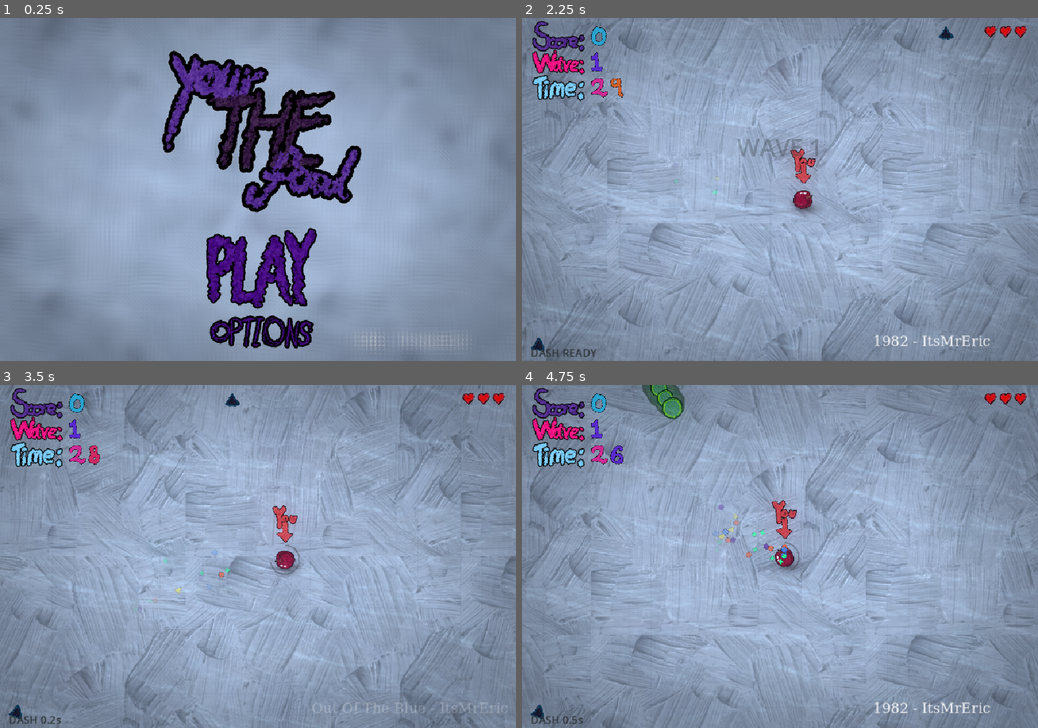
Above: before the commit, frames 1-4 (two rows, left to right).
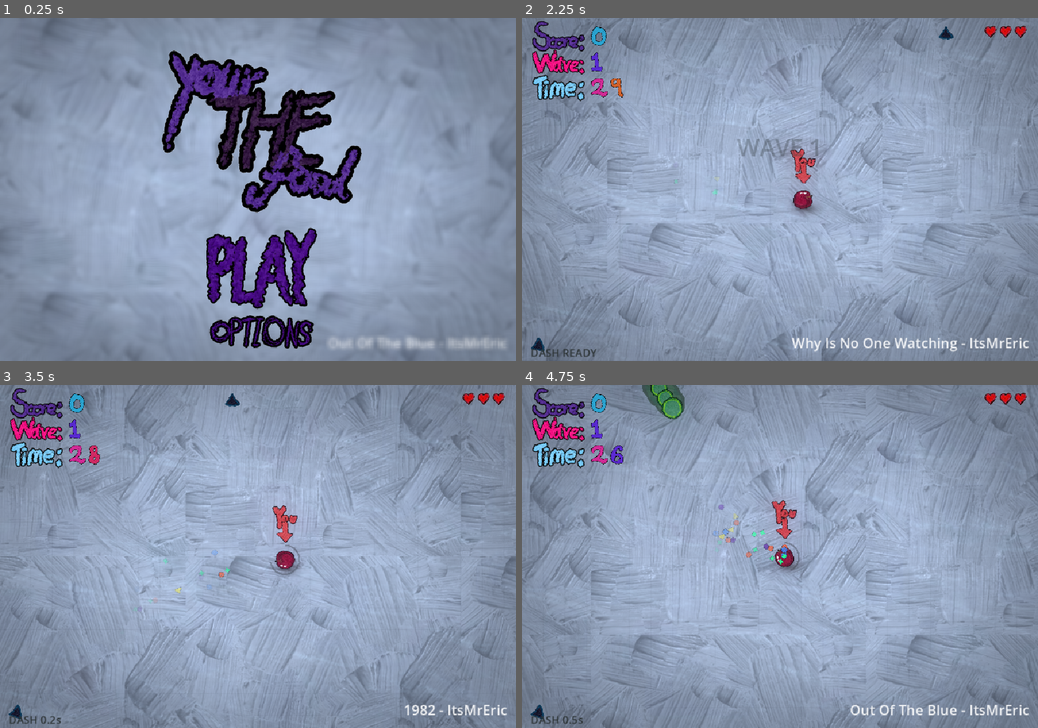
Above: after the commit, the same moments.

Repository: wizenroom/youre-the-food
Game: Godot game, scene res://scenes/main.tscn
Two runs of this game, one before a commit and one after it. Both use one fixed random seed, a clock stepped at 60 frames per second and the inputs below.
Inputs (mouse positions are in pixels of both pictures, inside the frame that each line leads up to):
- Up to frame 1 (0.25 s): no input
- Up to frame 2 (2.25 s): click (785, 268) at 0.5 s; tap Enter (menu_start) at 1.25 s; move the mouse to (893, 172) at 1.27 s; hold D (move_right) 1.28-2.03 s; tap Space (dash) at 1.35, 2.1 s; move the mouse to (676, 206) at 2.02 s; hold S (move_down) from 2.03 s (still down)
- Up to frame 3 (3.5 s): move the mouse to (309, 481) at 2.77 s; release S (move_down) at 2.78 s; hold D (move_right) from 2.78 s (still down); tap Space (dash) at 2.85 s
- Up to frame 4 (4.75 s): move the mouse to (754, 625) at 3.52 s; release D (move_right) at 3.53 s; hold W (move_up) 3.53-4.28 s; tap Space (dash) at 3.6, 4.35 s; move the mouse to (934, 607) at 4.27 s; hold A (move_left) from 4.28 s (still down)

The runs differ from the first frame. In frame 1, 0.6% of the frame differs, in the area x 63-99%, y 91-97%; in frame 2, 0.8%, in the area x 52-99%, y 92-98%; in frame 3, 0.4%; in frame 4, 0.6%.

Commit message:
Add Atoms and Why Is No One Watching BGM tracks with credit labels.
Rotate four songs after start, but never begin on Why Is No One Watching.

Diff:
--- a/scenes/bgm.gd
+++ b/scenes/bgm.gd
@@ -1,42 +1,40 @@
 extends CanvasLayer
 
-@onready var Axiom: AudioStreamPlayer = $Axiom
-@onready var OutOfTheBlue: AudioStreamPlayer = $"Out of the Blue"
+## Track order: 0 Axiom, 1 Out of the Blue, 2 Atoms, 3 Why Is No One Watching
+## Why is never the first song that plays.
 
-@onready var AxiomLabel:= $Control/Axiom
-@onready var OutOfTheBlueLabel := $"Control/OutOfTheBlue"
+@onready var _players: Array[AudioStreamPlayer] = [
+	$Axiom,
+	$"Out of the Blue",
+	$Atoms,
+	$WhyIsNoOneWatching,
+]
+@onready var _labels: Array[Label] = [
+	$Control/Axiom,
+	$Control/OutOfTheBlue,
+	$Control/Atoms,
+	$Control/WhyIsNoOneWatching,
+]
 
-var current_track := randi_range(1,2)
+const WHY_INDEX := 3
+var current_track := -1
 
 
-func _ready():
-	Axiom.finished.connect(_on_audio_finished)
-	OutOfTheBlue.finished.connect(_on_audio_finished)
-	_on_audio_finished()
+func _ready() -> void:
+	for p in _players:
+		p.finished.connect(_on_audio_finished)
+	# first song: anything except Why
+	_play_track(randi() % WHY_INDEX)
 
 
-func play_Axiom():
-	current_track = 1
-	Axiom.play()
-	showAxiomlabel()
+func _play_track(index: int) -> void:
+	if current_track >= 0 and current_track < _players.size():
+		_players[current_track].stop()
+	current_track = index
+	_players[current_track].play()
+	for i in _labels.size():
+		_labels[i].visible = i == current_track
 
 
-func play_OutOfTheBlue():
-	current_track = 2
-	OutOfTheBlue.play()
-	showOutOfTheBlueLabel()
-
-func showAxiomlabel():
-	AxiomLabel.visible = true
-	OutOfTheBlueLabel.visible = false
-
-func showOutOfTheBlueLabel():
-	AxiomLabel.visible = false
-	OutOfTheBlueLabel.visible = true
-
-
-func _on_audio_finished():
-	if current_track == 1:
-		play_OutOfTheBlue()
-	else:
-		play_Axiom()
+func _on_audio_finished() -> void:
+	_play_track((current_track + 1) % _players.size())
--- a/scenes/bgm.tscn
+++ b/scenes/bgm.tscn
@@ -3,53 +3,10 @@
 [ext_resource type="Script" uid="uid://dyfd76b42t1hd" path="res://scenes/bgm.gd" id="1_u4ddl"]
 [ext_resource type="AudioStream" uid="uid://bsvkijtggcdu6" path="res://audio/BGM/Axiom.mp3" id="2_48mr8"]
 [ext_resource type="AudioStream" uid="uid://bobfpkb0p6loq" path="res://audio/BGM/Out of the Blue.mp3" id="3_dg162"]
-
-[sub_resource type="FontFile" id="FontFile_0ebda"]
-subpixel_positioning = 0
-msdf_pixel_range = 14
-msdf_size = 128
-cache/0/variation_coordinates = {}
-cache/0/face_index = 0
-cache/0/embolden = 0.0
-cache/0/transform = Transform2D(1, 0, 0, 1, 0, 0)
-cache/0/spacing_top = 0
-cache/0/spacing_bottom = 0
-cache/0/spacing_space = 0
-cache/0/spacing_glyph = 0
-cache/0/baseline_offset = 0.0
-cache/0/16/0/ascent = 0.0
-cache/0/16/0/descent = 0.0
-cache/0/16/0/underline_position = 0.0
-cache/0/16/0/underline_thickness = 0.0
-cache/0/16/0/scale = 1.0
-cache/0/32/0/ascent = 0.0
-cache/0/32/0/descent = 0.0
-cache/0/32/0/underline_position = 0.0
-cache/0/32/0/underline_thickness = 0.0
-cache/0/32/0/scale = 1.0
-cache/0/52/0/ascent = 0.0
-cache/0/52/0/descent = 0.0
-cache/0/52/0/underline_position = 0.0
-cache/0/52/0/underline_thickness = 0.0
-cache/0/52/0/scale = 1.0
-cache/0/15/0/ascent = 0.0
-cache/0/15/0/descent = 0.0
-cache/0/15/0/underline_position = 0.0
-cache/0/15/0/underline_thickness = 0.0
-cache/0/15/0/scale = 1.0
-cache/0/12/0/ascent = 0.0
-cache/0/12/0/descent = 0.0
-cache/0/12/0/underline_position = 0.0
-cache/0/12/0/underline_thickness = 0.0
-cache/0/12/0/scale = 1.0
-cache/0/26/0/ascent = 0.0
-cache/0/26/0/descent = 0.0
-cache/0/26/0/underline_position = 0.0
-cache/0/26/0/underline_thickness = 0.0
-cache/0/26/0/scale = 1.0
+[ext_resource type="AudioStream" uid="uid://cek4oxawbogtt" path="res://audio/BGM/Atoms.mp3" id="4_atoms"]
+[ext_resource type="AudioStream" uid="uid://c4v766b5ag71m" path="res://audio/BGM/Why Is No One Watching.mp3" id="5_why"]
 
 [sub_resource type="LabelSettings" id="LabelSettings_1edjn"]
-font = SubResource("FontFile_0ebda")
 font_size = 26
 
 [node name="BGM" type="CanvasLayer" unique_id=1703786727]
@@ -61,6 +18,12 @@
 [node name="Out of the Blue" type="AudioStreamPlayer" parent="." unique_id=655265026]
 stream = ExtResource("3_dg162")
 
+[node name="Atoms" type="AudioStreamPlayer" parent="."]
+stream = ExtResource("4_atoms")
+
+[node name="WhyIsNoOneWatching" type="AudioStreamPlayer" parent="."]
+stream = ExtResource("5_why")
+
 [node name="Control" type="Control" parent="." unique_id=1295603443]
 layout_mode = 3
 anchors_preset = 15
@@ -71,36 +34,80 @@
 mouse_filter = 2
 
 [node name="Axiom" type="Label" parent="Control" unique_id=1728693441]
-modulate = Color(1, 1, 1, 0.8901961)
+modulate = Color(1, 1, 1, 0.89)
 layout_mode = 1
 anchors_preset = 3
 anchor_left = 1.0
 anchor_top = 1.0
 anchor_right = 1.0
 anchor_bottom = 1.0
-offset_left = -394.0
-offset_top = -71.0
+offset_left = -480.0
+offset_top = -56.0
+offset_right = -16.0
+offset_bottom = -12.0
 grow_horizontal = 0
 grow_vertical = 0
 text = "1982 - ItsMrEric"
 label_settings = SubResource("LabelSettings_1edjn")
-horizontal_alignment = 1
+horizontal_alignment = 2
 vertical_alignment = 1
 
 [node name="OutOfTheBlue" type="Label" parent="Control" unique_id=1717559480]
 visible = false
-modulate = Color(1, 1, 1, 0.26666668)
+modulate = Color(1, 1, 1, 0.89)
 layout_mode = 1
 anchors_preset = 3
 anchor_left = 1.0
 anchor_top = 1.0
 anchor_right = 1.0
 anchor_bottom = 1.0
-offset_left = -394.0
-offset_top = -71.0
+offset_left = -480.0
+offset_top = -56.0
+offset_right = -16.0
+offset_bottom = -12.0
 grow_horizontal = 0
 grow_vertical = 0
 text = "Out Of The Blue - ItsMrEric"
 label_settings = SubResource("LabelSettings_1edjn")
-horizontal_alignment = 1
+horizontal_alignment = 2
 vertical_alignment = 1
+
+[node name="Atoms" type="Label" parent="Control"]
+visible = false
+modulate = Color(1, 1, 1, 0.89)
+layout_mode = 1
+anchors_preset = 3
+anchor_left = 1.0
+anchor_top = 1.0
+anchor_right = 1.0
+anchor_bottom = 1.0
+offset_left = -480.0
+offset_top = -56.0
+offset_right = -16.0
+offset_bottom = -12.0
+grow_horizontal = 0
+grow_vertical = 0
+text = "Atoms - ItsMrEric"
+label_settings = SubResource("LabelSettings_1edjn")
+horizontal_alignment = 2
+vertical_alignment = 1
+
+[node name="WhyIsNoOneWatching" type="Label" parent="Control"]
+visible = false
+modulate = Color(1, 1, 1, 0.89)
+layout_mode = 1
+anchors_preset = 3
+anchor_left = 1.0
+anchor_top = 1.0
+anchor_right = 1.0
+anchor_bottom = 1.0
+offset_left = -620.0
+offset_top = -56.0
+offset_right = -16.0
+offset_bottom = -12.0
+grow_horizontal = 0
+grow_vertical = 0
+text = "Why Is No One Watching - ItsMrEric"
+label_settings = SubResource("LabelSettings_1edjn")
+horizontal_alignment = 2
+vertical_alignment = 1
--- a/scenes/main.tscn
+++ b/scenes/main.tscn
@@ -58,17 +58,17 @@
 
 [sub_resource type="ShaderMaterial" id="ShaderMaterial_blur"]
 shader = ExtResource("27_blur")
-shader_parameter/blur_size = 5.5
+shader_parameter/blur_size = 1.966000093385
 shader_parameter/strength = 1.0
 
 [sub_resource type="ShaderMaterial" id="ShaderMaterial_wave"]
 shader = ExtResource("25_wave")
 shader_parameter/wave_tex = ExtResource("26_wave")
 shader_parameter/strength = 1.0
-shader_parameter/warp = 0.00400000019
+shader_parameter/warp = 0.0050000002375
 shader_parameter/speed = 0.35600001691
 shader_parameter/scale = 0.47500001604273
-shader_parameter/opacity = 0.530000025175
+shader_parameter/opacity = 0.34000001615
 shader_parameter/tint = Color(0.55, 0.85, 0.95, 1)
 
 [sub_resource type="ShaderMaterial" id="ShaderMaterial_prt3j"]
Not shown, added: audio/BGM/Atoms.mp3.import
Not shown, added: audio/BGM/Why Is No One Watching.mp3.import
Not shown, added: audio/BGM/Atoms.mp3
Not shown, added: audio/BGM/Why Is No One Watching.mp3
